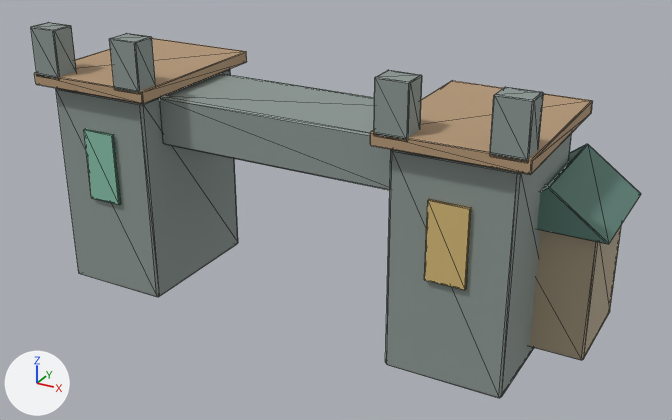
The glTF model assets/original/lumenreach_architecture/LumenFrontierGatehouse.glb: old version first, new version second.
Rendered twice from a camera (50 mm lens) standing at (35.5, -58.9, 38.1) and looking at (3.0, 0.3, 8.5). Arrows for +X, +Y and +Z are at lower left; the lights stay in place. The picture after the commit comes second. Mesh edges are drawn as thin lines. Vertices at exactly the same position are counted once.

Objects in the first picture: 'LumenFrontierGatehouse'.
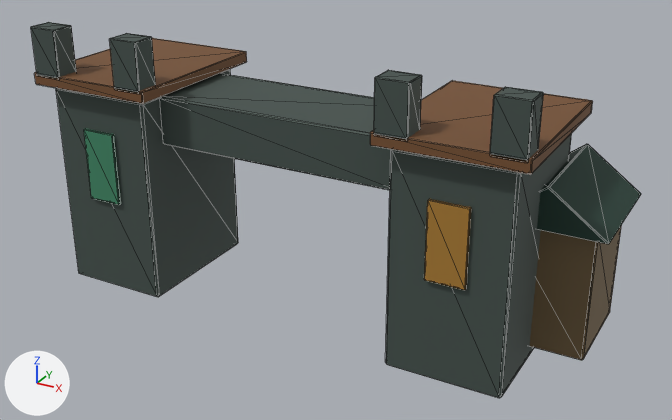
Where the change shows, as pixel boxes [x1, y1, x2, y2] in the pictures (672 x 420 px; the box of a moved part takes in the faces that stretch with it):
'LumenFrontierGatehouse', reshaped, recoloured, surface changed (grey to black)
    both: [31, 22, 641, 398]
part 1 of me_cube_410, moved or reshaped
    before: [374, 70, 422, 141]
    after: [31, 22, 76, 79]
part 2 of me_cube_410, moved or reshaped
    before: [490, 87, 544, 162]
    after: [109, 33, 156, 94]
part 3 of me_cube_410, moved or reshaped
    before: [31, 22, 247, 104]
    after: [34, 38, 593, 175]
part 4 of me_cube_410, moved or reshaped
    before: [370, 80, 593, 175]
    after: [490, 87, 544, 162]
part 5 of me_cube_410, recoloured (grey to black)
    before: [31, 22, 572, 398]
    after: [31, 22, 593, 398]
part 6 of me_cube_410, recoloured
    before: [34, 38, 593, 175]
    after: [374, 70, 544, 162]
part 7 of me_cube_410, recoloured (beige to brown)
    both: [530, 225, 622, 360]
part 8 of me_cube_410, recoloured (green to black)
    both: [537, 144, 641, 244]
part 9 of me_cube_410, recoloured (darker)
    both: [84, 129, 121, 205]
part 10 of me_cube_410, recoloured (darker)
    both: [424, 199, 471, 290]
part 11 of me_cube_410, surface changed (grey to black)
    both: [31, 22, 641, 398]

What the commit changed:
Picture 'lumen_palette' (img_lumen_palette) is new.
Material 'EL_LumenreachPalette' (mat_el_lumenreachpalette) is new.
Its texture is img_lumen_palette.
Its roughness is 0.72.
me_cube_410 has 306 vertices, 560 faces and spans x -5.5..39.4, y -7.0..9.0, z -8.5..13.5.
me_cube_410 is used by ob_lumenfrontiergatehouse; location (-15.0, 0.0, 8.5).
me_cube_410 part 1: the loose piece of 24 vertices spanning x 24.8..27.2, y -7.0..-5.0, z 9.5..13.5 is moved by (-30.0, 0.0, 0.0).
me_cube_410 part 2: the loose piece of 24 vertices spanning x 32.8..35.2, y -7.0..-5.0, z 9.5..13.5 is moved by (-30.0, 0.0, 0.0).
me_cube_410 part 3: 72 of 306 vertices moved; they spanned x -5.5..5.5, y -7.0..7.0, z 8.8..13.5 and now span x -5.5..35.5, y -7.0..7.0, z 8.8..13.5; mean shift (18.7, 2.0, -0.7); largest move (5.2, -5.1, 13.4) -> (35.5, 6.9, 9.7).
me_cube_410 part 4: 24 of 306 vertices moved; they spanned x 24.5..35.5, y -7.0..7.0, z 8.8..9.8 and now span x 32.8..35.2, y -7.0..-5.0, z 9.5..13.5; mean shift (4.0, -6.0, 2.2); largest move (24.6, 6.9, 9.8) -> (32.8, -5.1, 13.5).
me_cube_410 part 5: all 308 faces that had it switch from mat_el_stone (grey #8b9793) to mat_el_lumenreachpalette (picture img_lumen_palette).
me_cube_410 part 6: all 88 faces that had it switch from mat_el_wood_light (beige #b59776) to mat_el_lumenreachpalette (picture img_lumen_palette).
me_cube_410 part 7: all 44 faces that had it switch from mat_el_plaster_warm (beige #b5a68b) to mat_el_lumenreachpalette (picture img_lumen_palette).
me_cube_410 part 8: all 32 faces that had it switch from mat_el_roof_alt (green #61867c) to mat_el_lumenreachpalette (picture img_lumen_palette).
me_cube_410 part 9: all 44 faces that had it switch from mat_el_cloth (green #86bfa8) to mat_el_lumenreachpalette (picture img_lumen_palette).
me_cube_410 part 10: all 44 faces that had it switch from mat_el_cloth_gold (yellow #d4b876) to mat_el_lumenreachpalette (picture img_lumen_palette).
me_cube_410 part 11: texture (UV) coordinates of 560 of 560 faces, centred in x -5.5..39.4, y -7.0..9.0, z -8.5..13.5, changed; they spanned u 0.0..0.87, v 0.0..1.0 and now span u 0.12..0.88, v 0.12..0.88.
